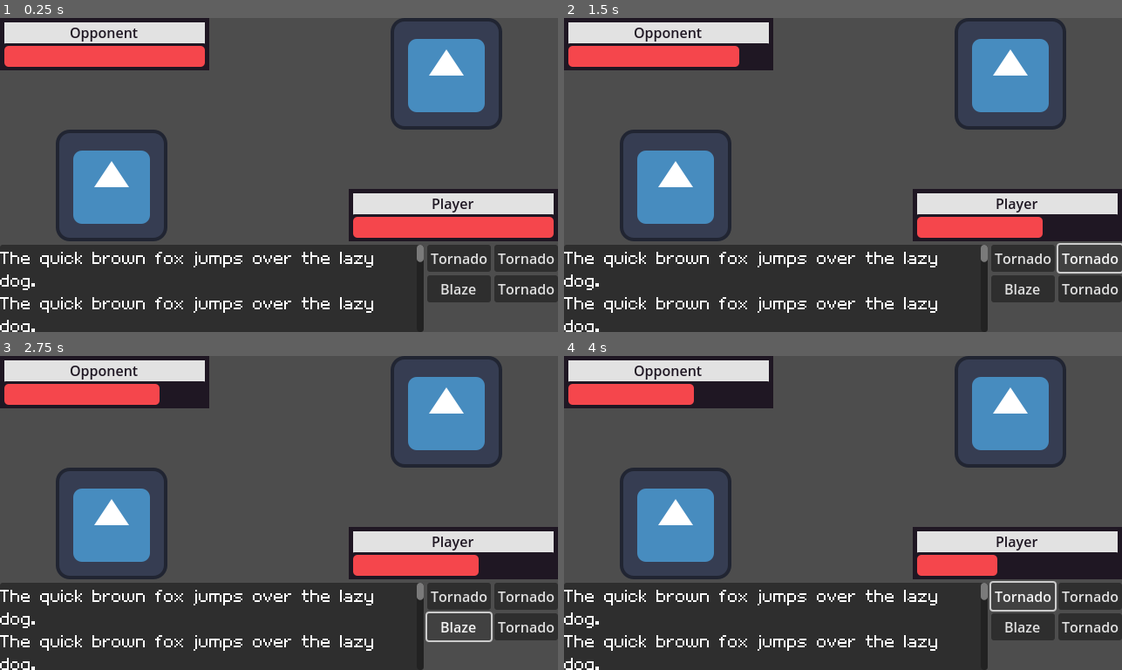
Above: before the commit, frames 1-4 (two rows, left to right).
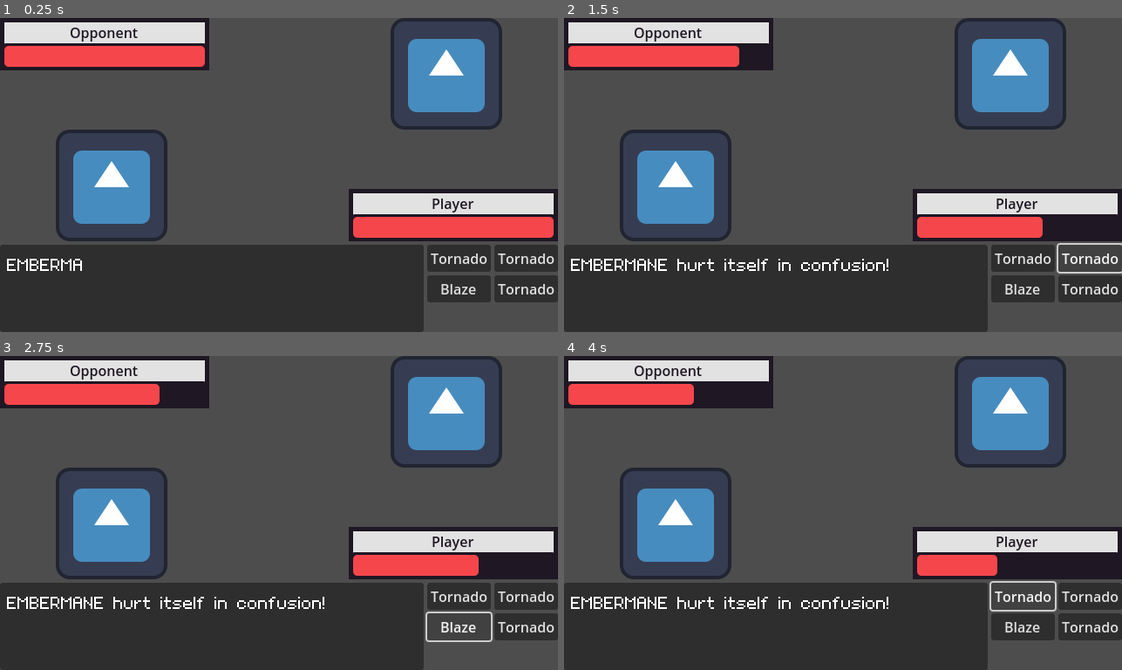
Above: after the commit, the same moments.

Repository: jadicodes/zodiac-battler
Game: Godot game, scene res://battle_arena/battle_arena.tscn
The game is run twice, just before and just after one commit, with the same random seed, the same clock (stepped at 60 frames per second) and the same inputs. The engine's default icon, where the game draws it, is replaced by a stand-in: a white triangle on a blue panel in a dark square.
Inputs:
- Up to frame 1 (0.25 s): no input
- Up to frame 2 (1.5 s): click "Tornado" at 0.5 s; click "Tornado" at 1.25 s
- Up to frame 3 (2.75 s): click "Blaze" at 2 s
- Up to frame 4 (4 s): click "Tornado" at 2.75 s; click "Tornado" at 3.5 s

The runs differ from the first frame. In frame 1, 1.7% of the frame differs, in the area x 0-76%, y 72-100%; in frame 2, 2.1%; in frame 3, 2.1%; in frame 4, 2.1%.

Commit message:
Add textbox animation implementation

Diff:
--- a/project/battle_arena/battle_arena.tscn
+++ b/project/battle_arena/battle_arena.tscn
@@ -158,6 +158,7 @@
 layout_mode = 2
 
 [node name="Textbox" parent="VBoxContainer/HBoxContainer" instance=ExtResource("5_ewqu3")]
+unique_name_in_owner = true
 layout_mode = 2
 size_flags_horizontal = 3
 
--- /dev/null
+++ b/project/battle_arena/textbox/textbox.gd
@@ -0,0 +1,61 @@
+class_name Textbox
+extends Control
+
+enum State {
+	READY,
+	READING,
+	FINISHED,
+}
+
+const CHARS_PER_SECOND := 30.0
+
+var _current_state := State.READY
+
+@onready var _label: RichTextLabel = %Label
+@onready var _tween: Tween = get_tree().create_tween()
+
+
+func _ready() -> void:
+	show_text("EMBERMANE hurt itself in confusion!")
+
+
+func show_text(text: String) -> void:
+	_label.text = text
+	_create_tween()
+	_change_state(State.READING)
+
+
+func skip() -> void:
+	_change_state(State.FINISHED)
+
+
+func available() -> bool:
+	return _current_state in [State.READY, State.FINISHED]
+
+
+func _create_tween() -> void:
+	if _tween:
+		_tween.kill()
+
+	_tween = get_tree().create_tween()
+
+	_tween.tween_property(
+		_label,
+		"visible_ratio",
+		1.0,
+		len(_label.text) / CHARS_PER_SECOND,
+	).from(0.0)
+	_tween.finished.connect(_change_state.bind(State.FINISHED))
+
+
+func _change_state(state: State) -> void:
+	_current_state = state
+
+	match _current_state:
+		State.READY:
+			_label.visible_ratio = 0.0
+		State.READING:
+			_tween.play()
+		State.FINISHED:
+			_label.visible_ratio = 1.0
+			_tween.pause()
--- a/project/battle_arena/textbox/textbox.tscn
+++ b/project/battle_arena/textbox/textbox.tscn
@@ -1,5 +1,6 @@
-[gd_scene load_steps=2 format=3 uid="uid://bny50y62exih"]
+[gd_scene load_steps=3 format=3 uid="uid://bny50y62exih"]
 
+[ext_resource type="Script" uid="uid://dd2pc1dv5f1x6" path="res://battle_arena/textbox/textbox.gd" id="1_ayp6a"]
 [ext_resource type="FontFile" uid="uid://gptd25r7q4jy" path="res://battle_arena/textbox/nb_pixel_font_bundle/Habbo.ttf" id="1_j31qi"]
 
 [node name="Textbox" type="Control"]
@@ -10,6 +11,7 @@
 anchor_bottom = 1.0
 grow_horizontal = 2
 grow_vertical = 2
+script = ExtResource("1_ayp6a")
 
 [node name="Panel" type="Panel" parent="."]
 layout_mode = 1
@@ -19,28 +21,22 @@
 grow_horizontal = 2
 grow_vertical = 2
 
-[node name="RichTextLabel" type="RichTextLabel" parent="Panel"]
+[node name="MarginContainer" type="MarginContainer" parent="Panel"]
 layout_mode = 1
 anchors_preset = 15
 anchor_right = 1.0
 anchor_bottom = 1.0
 grow_horizontal = 2
 grow_vertical = 2
+theme_override_constants/margin_left = 8
+theme_override_constants/margin_top = 8
+theme_override_constants/margin_right = 8
+theme_override_constants/margin_bottom = 8
+
+[node name="Label" type="RichTextLabel" parent="Panel/MarginContainer"]
+unique_name_in_owner = true
+layout_mode = 2
 theme_override_fonts/normal_font = ExtResource("1_j31qi")
 theme_override_font_sizes/normal_font_size = 32
-text = "The quick brown fox jumps over the lazy dog.
-The quick brown fox jumps over the lazy dog.
-The quick brown fox jumps over the lazy dog.
-The quick brown fox jumps over the lazy dog.
-The quick brown fox jumps over the lazy dog.
-The quick brown fox jumps over the lazy dog.
-The quick brown fox jumps over the lazy dog.
-The quick brown fox jumps over the lazy dog.
-The quick brown fox jumps over the lazy dog.
-The quick brown fox jumps over the lazy dog.
-The quick brown fox jumps over the lazy dog.
-The quick brown fox jumps over the lazy dog.
-The quick brown fox jumps over the lazy dog.
-The quick brown fox jumps over the lazy dog.
-The quick brown fox jumps over the lazy dog.
-"
+text = "EMBERMANE hurt itself in confusion!"
+scroll_active = false
Not shown: 1 places in project/battle_arena/battle_arena.tscn that only renumber resources
Not shown, added: project/battle_arena/textbox/textbox.gd.uid
